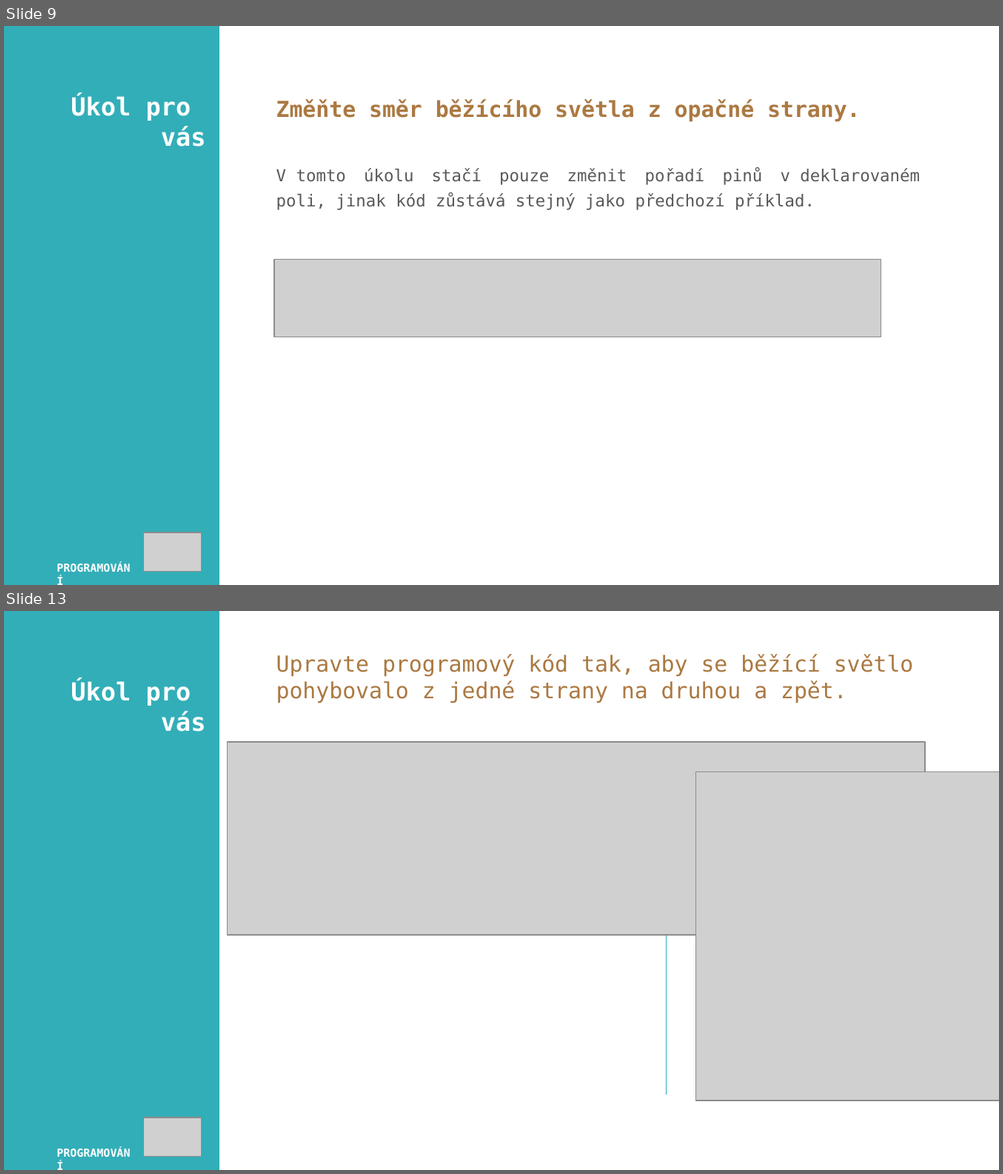
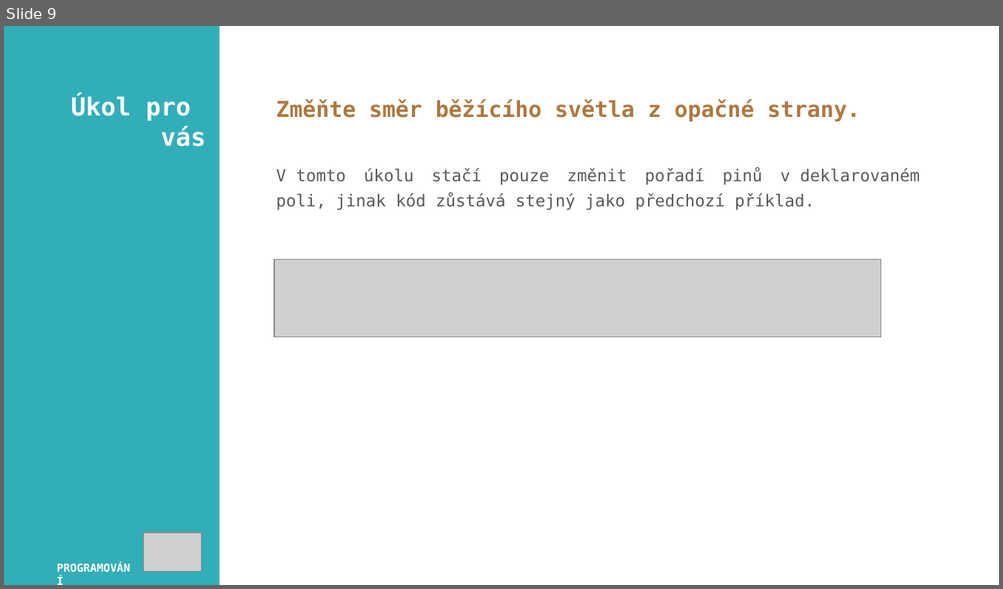
Before and after one commit to JanPrsala/PRIM, a slide deck: Experiments/Arduino/02_LED_ANIMATION/ppt/02_led_animace_for_pole.pptx. Shown one above the other, each under a label of ours: slides 9 and 13 before the commit, slide 9 after it; the slides between them are not shown. The pictures are 1003x1174 and 1003x589 pixels, drawn with LibreOffice and Linux fonts; fonts in the diff are those of the drawing; grey boxes stand for pictures. Boxes give left, top, right and bottom in pixels: in the first picture for what was removed or moved away, otherwise in the second. Text is boxed around its words. In the diff, an @@ line names an element or a change of style, - is before the commit and + after.

```diff
--- a/Experiments/Arduino/02_LED_ANIMATION/ppt/02_led_animace_for_pole.pptx
+++ b/Experiments/Arduino/02_LED_ANIMATION/ppt/02_led_animace_for_pole.pptx
@@ slide 13 removed at (4, 611, 999, 1170), background #FFFFFF @@
@@ rectangle removed at (4, 611, 219, 1170) @@
@@ text removed at (276, 654, 913, 703) @@
-Upravte programový kód tak, aby se běžící světlo pohybovalo z jedné strany na druhou a zpět.
@@ text removed at (71, 681, 206, 732) @@
-Úkol pro
-vás
@@ picture removed at (227, 742, 924, 935) @@
@@ line removed from (666, 776) to (666, 1094) @@
@@ picture removed at (695, 772, 999, 1102) @@
@@ picture removed at (143, 1118, 201, 1157) @@
@@ text removed at (47, 1141, 146, 1165) @@
-PROGRAMOVÁNÍ
```
Also in this commit, not shown: 1 slide added, 3 other slides removed, 32 other files.
